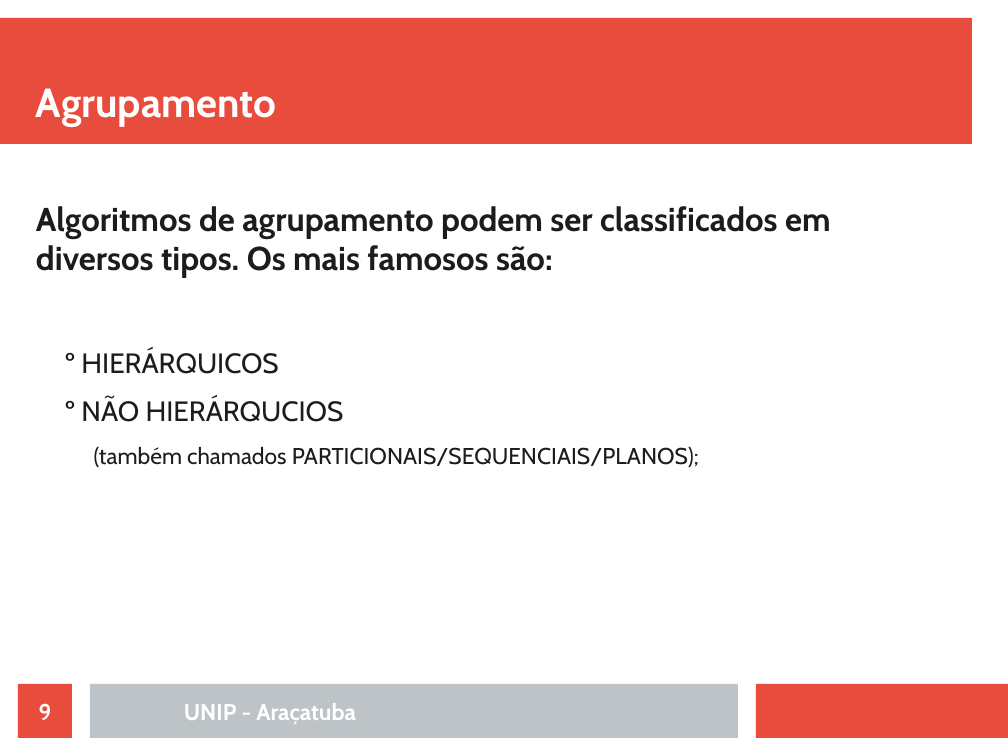
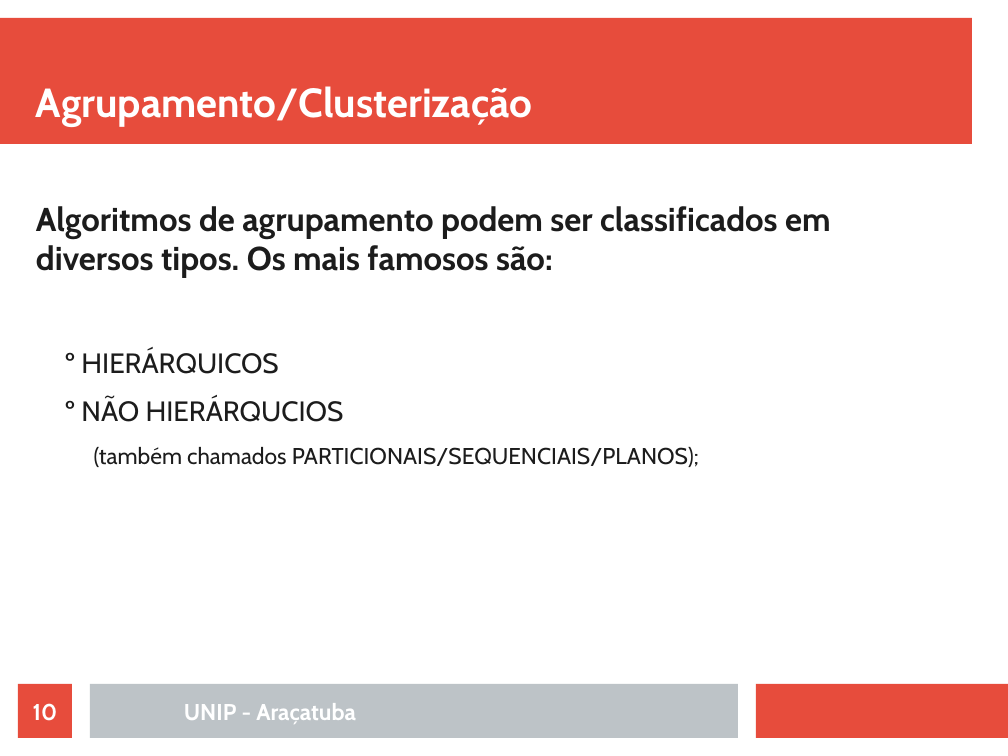
Before and after one commit to rafaelstojoao/pos-unip, a slide deck: slide 10 of [2020][modulo][Machine_Learning]/[aula]02[Agrupamento].odp (slide 9 before the commit). Drawn at 1008x756 pixels with LibreOffice and Linux fonts; fonts in the diff are those of the drawing. Boxes give left, top, right and bottom in pixels: in the first picture for what was removed or moved away, otherwise in the second. Text is boxed around its words. In the diff, an @@ line names an element or a change of style, - is before the commit and + after.

```diff
--- a/[2020][modulo][Machine_Learning]/[aula]02[Agrupamento].odp
+++ b/[2020][modulo][Machine_Learning]/[aula]02[Agrupamento].odp
@@ title at [36,86,533,127]: text changed @@
-Agrupamento
+Agrupamento/Clusterização
@@ page number at [33,703,58,721]: text changed @@
-9
+10
```
Also in this commit, not shown: 5 other slides changed, 6 slides added, 1 other file.
